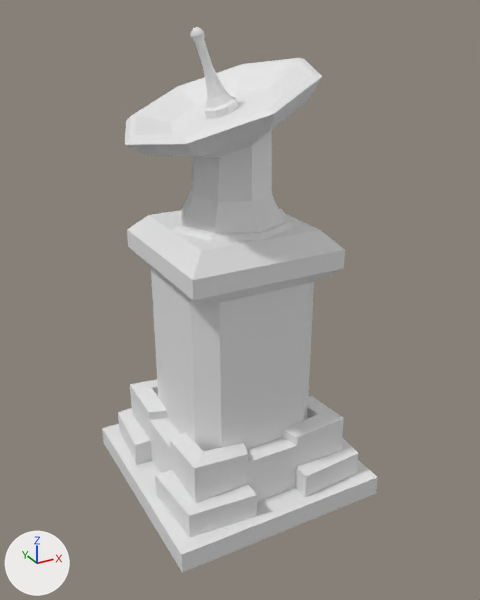
Before and after pictures for a commit that changed the FBX model Assets/Prefabs/World_Prefabs/General_Prefabs/WardTower.fbx.
The view is the same before and after, from a 50 mm lens placed at (-3.4, -6.38, -0.6), pointed at (0.04, -0.14, -3.72). Arrows for +X, +Y and +Z are at lower left; the lights stay in place. The first picture is the older version. Where no turn or scale is listed for an object, it has been applied to the vertices.

The scene before the commit, as lines of its bpy script (objects in view):
```python
me_wardbody = bpy.data.meshes.new('WardBody')
me_wardbody.from_pydata(...)  # 208 vertices, 194 faces; spans x -1.33..1.33, y -1.33..1.33, z -0.56..2.82
me_wardhead = bpy.data.meshes.new('WardHead')
me_wardhead.from_pydata(...)  # 216 vertices, 210 faces; spans x -1.19..0.91, y -1.11..1.11, z -0.16..2.14
ob_wardbody = bpy.data.objects.new('WardBody', me_wardbody)
ob_wardbody.location = (0.0, 0.0, -5.64)
ob_wardhead = bpy.data.objects.new('WardHead', me_wardhead)
ob_wardhead.location = (0.0, 0.0, -2.91)
```
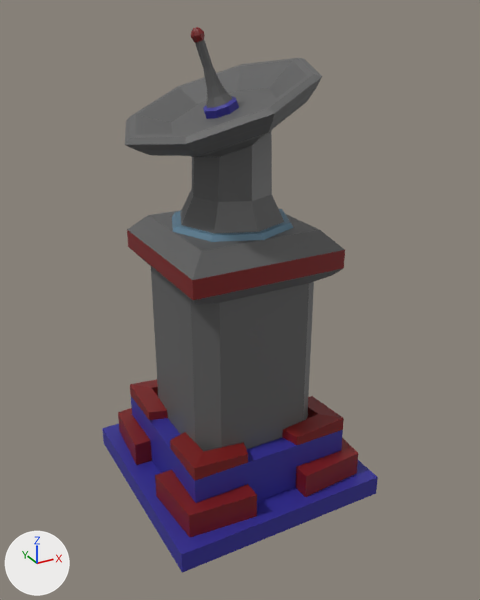
Boxes [x1, y1, x2, y2] around the edits, measured in the pictures (480 x 600 px):
'WardBody', recoloured, surface changed (darker): [102, 210, 378, 573] in both
'WardHead', recoloured (white to grey): [125, 27, 322, 242] in both

The edits, one by one:
Picture 'WardHead.png' (img_wardhead_png) is new.
Picture 'WardBody.png' (img_wardbody_png) is new.
Material 'WardHead' (mat_wardhead) is new.
Its texture is img_wardhead_png (with its transparency).
Material 'WardBody' (mat_wardbody) is new.
Its texture is img_wardbody_png (with its transparency).
me_wardhead has 216 vertices, 210 faces and spans x -1.19..0.91, y -1.11..1.11, z -0.16..2.14.
me_wardhead gains material mat_wardhead (picture img_wardhead_png).
me_wardbody has 208 vertices, 194 faces and spans x -1.33..1.33, y -1.33..1.33, z -0.56..2.82.
me_wardbody is used by ob_wardbody; location (0.0, 0.0, -5.64).
me_wardbody part 1: texture (UV) coordinates of 194 of 194 faces, centred in x -1.33..1.33, y -1.33..1.33, z -0.56..2.82, changed; they spanned u 0.12..0.88, v 0.0..1.0 and now span u 0.03..0.96, v 0.03..0.97.
me_wardbody gains material mat_wardbody (picture img_wardbody_png).
